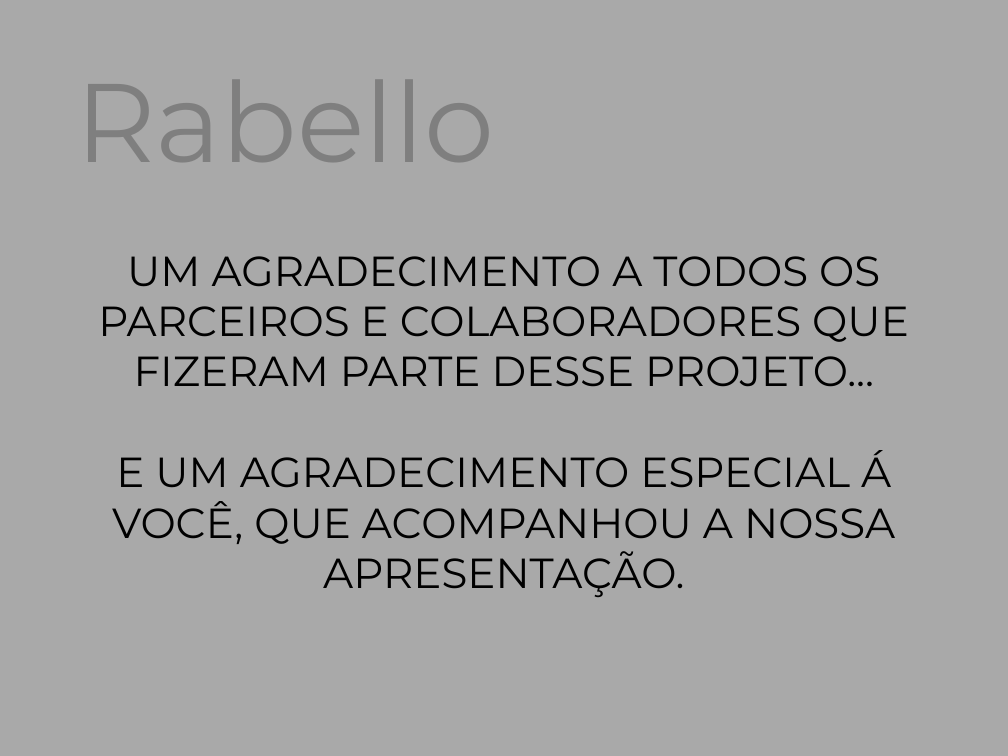
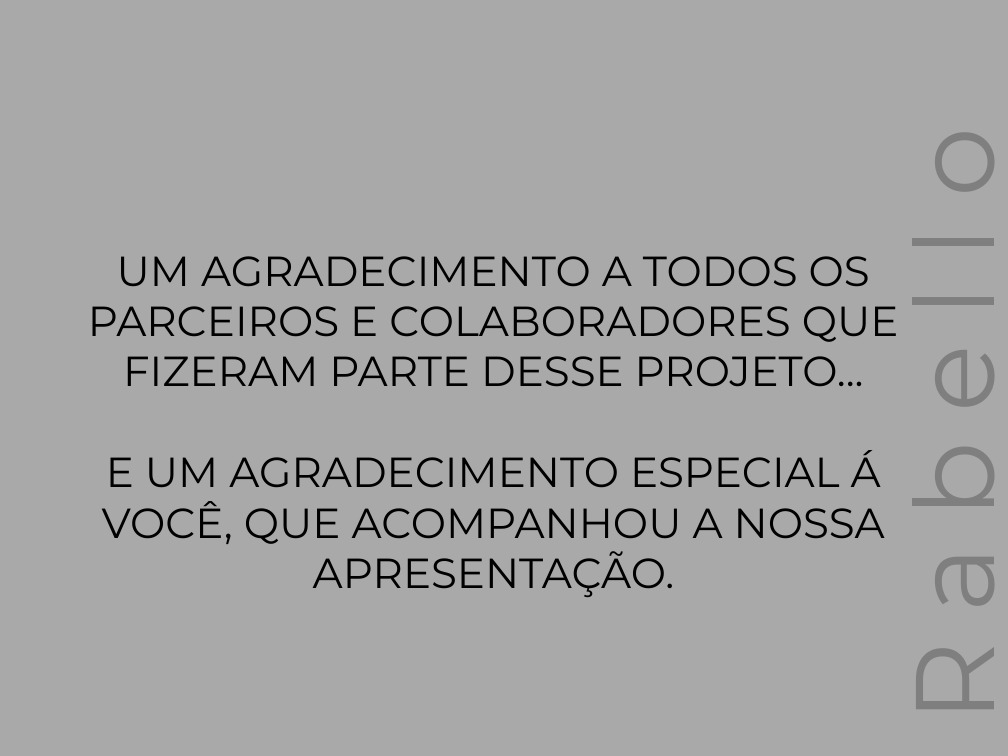
Before and after one commit to IsmaelMoura/projeto-integrador-senac, a slide deck: slide 5 of Apresentação_Rabello.pptx. Drawn at 1008x756 pixels with LibreOffice and Linux fonts; fonts in the diff are those of the drawing. Boxes give left, top, right and bottom in pixels: in the first picture for what was removed or moved away, otherwise in the second. Text is boxed around its words. In the diff, an @@ line names an element or a change of style, - is before the commit and + after.

```diff
--- a/Apresentação_Rabello.pptx
+++ b/Apresentação_Rabello.pptx
@@ text removed at <box>76,80,495,162</box> @@
-Rabello
@@ text added at <box>871,135,1008,709</box>, 85 pt, text #201F1F at 29% opacity @@
+R a b e l l o
@@ text "UM AGRADECIMENTO A TODOS OS ...": place and size @@
-text "UM AGRADECIMENTO A TODOS OS ..." at <box>98,256,909,597</box>
+text "UM AGRADECIMENTO A TODOS OS ..." at <box>88,256,899,597</box>
```
Also in this commit, not shown: 3 other slides changed.
